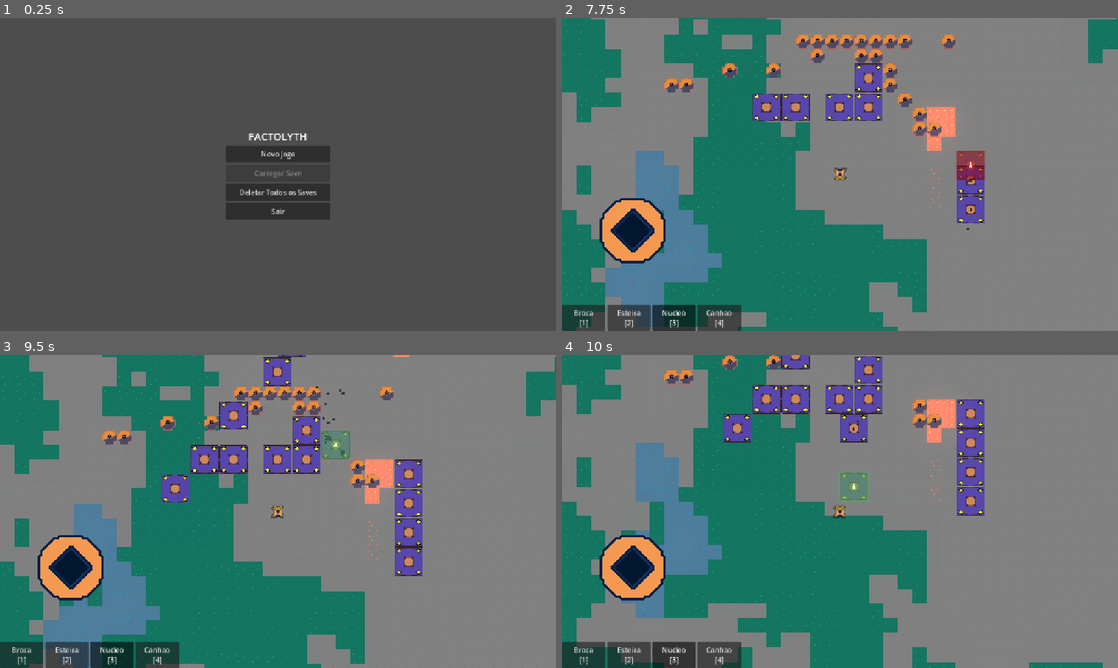
Above: before the commit, frames 1-4 (two rows, left to right).
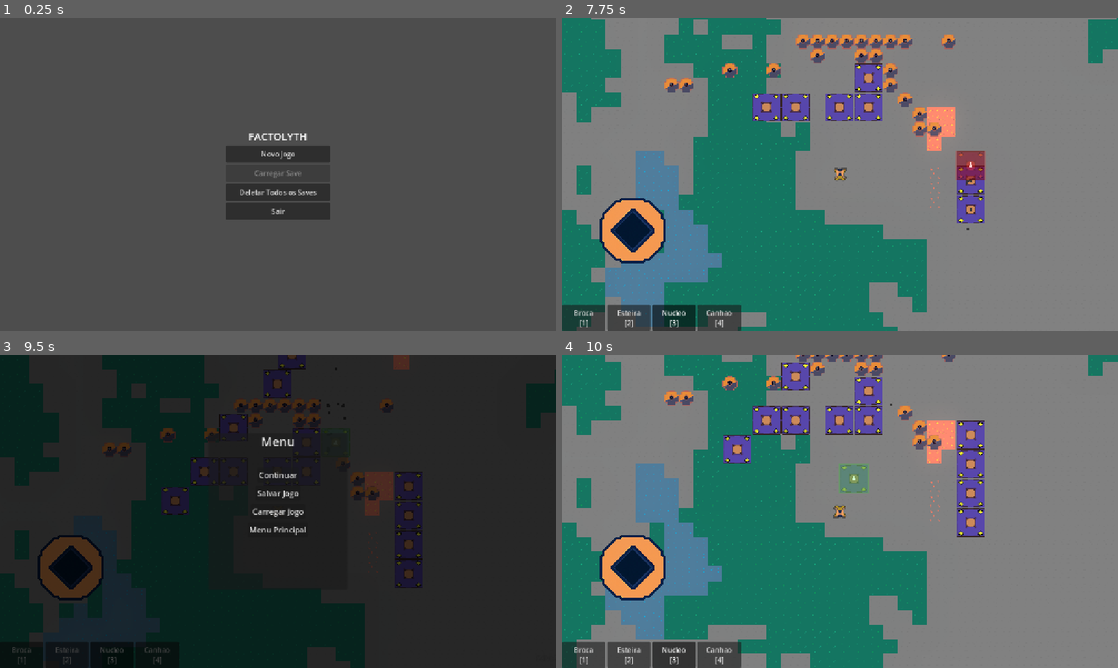
Above: after the commit, the same moments.

Repository: christianfelipesf/Factolyth
Game: Godot game, scene res://scenes/main.tscn
Two runs of this game, one before a commit and one after it. Both use one fixed random seed, a clock stepped at 60 frames per second and the inputs below. Sound files missing from this copy of the repository are replaced by a short silence.
Inputs (mouse positions are in pixels of both pictures, inside the frame that each line leads up to):
- Up to frame 1 (0.25 s): no input
- Up to frame 2 (7.75 s): click "Novo Jogo" at 0.5 s; tap Enter at 1.25 s; move the mouse to (962, 158) at 1.27 s; press the mouse at (962, 158) at 1.28 s; hold D (move_right) 1.28-2 s; release the mouse at (962, 158) at 2 s; drag from (728, 190) to (956, 152) at 2.02 s; move the mouse to (895, 105) at 2.77 s; hold D (move_right) 2.78-3.5 s; hold Right mouse button (remover_objeto) 2.78-3.5 s; click (895, 105) at 2.92 s; drag from (812, 237) to (706, 152) at 3.52 s; move the mouse to (1006, 221) at 4.27 s; hold A (move_left) 4.28-5 s; tap 1 at 4.35 s; click (1006, 221) at 4.42 s; tap 0 (cancelar_construcao) at 4.9 s; drag from (673, 127) to (795, 152) at 5.02 s; move the mouse to (867, 174) at 5.77 s; hold S (move_down) 5.78-6.5 s; tap 3 at 5.85 s; click (867, 174) at 5.92 s; tap F2 (carregar_jogo) at 6.4 s; drag from (756, 96) to (862, 55) at 6.52 s; move the mouse to (962, 158) at 7.27 s; press the mouse at (962, 158) at 7.28 s; hold W (move_up) from 7.28 s (still down)
- Up to frame 3 (9.5 s): tap F5 (salvar_jogo) at 7.9 s; release W (move_up) at 8 s; release the mouse at (400, 495) at 8 s; drag from (166, 527) to (283, 423) at 8.02 s; move the mouse to (333, 442) at 8.77 s; hold S (move_down) from 8.78 s (still down); hold Right mouse button (remover_objeto) from 8.78 s (still down); click (333, 442) at 8.92 s; tap Escape (ui_cancel) at 9.4 s
- Up to frame 4 (10 s): release S (move_down) at 9.5 s; release Right mouse button (remover_objeto) at 9.5 s; click (840, 473) at 9.5 s, where only the run after the commit has a clickable "Continuar"

Frames 1-2 are identical in both runs. In frame 3, 100% of the frame differs, in the area x 0-100%, y 0-100%; in frame 4, 22%.

Commit message:
dawd
wadwadaw

Diff:
--- a/project.godot
+++ b/project.godot
@@ -101,6 +101,11 @@
 "events": [Object(InputEventKey,"resource_local_to_scene":false,"resource_name":"","device":-1,"window_id":0,"alt_press …(195 unchanged characters)…
 ]
 }
+pausa={
+"deadzone": 0.2,
+"events": [Object(InputEventKey,"resource_local_to_scene":false,"resource_name":"","device":-1,"window_id":0,"alt_pressed":false,"shift_pressed":false,"ctrl_pressed":false,"meta_pressed":false,"pressed":false,"keycode":0,"physical_keycode":89,"key_label":0,"unicode":121,"location":0,"echo":false,"script":null)
+]
+}
 
 [input_devices]
 
--- /dev/null
+++ b/scenes/pause_menu.tscn
@@ -0,0 +1,92 @@
+[gd_scene format=3 uid="uid://cl4m08wh2m2h6"]
+
+[ext_resource type="Script" path="res://scripts/pause_menu.gd" id="1"]
+
+[node name="PauseMenu" type="CanvasLayer"]
+layer = 10
+process_mode = 3
+script = ExtResource("1")
+
+[node name="Overlay" type="ColorRect" parent="."]
+layout_mode = 1
+anchors_preset = 15
+anchor_right = 1.0
+anchor_bottom = 1.0
+grow_horizontal = 2
+grow_vertical = 2
+color = Color(0, 0, 0, 0.7)
+mouse_filter = 2
+
+[node name="Painel" type="Panel" parent="."]
+layout_mode = 1
+anchors_preset = 8
+anchor_left = 0.5
+anchor_top = 0.5
+anchor_right = 0.5
+anchor_bottom = 0.5
+offset_left = -160.0
+offset_top = -180.0
+offset_right = 160.0
+offset_bottom = 180.0
+grow_horizontal = 2
+grow_vertical = 2
+size = Vector2(320, 360)
+
+[node name="VBoxContainer" type="VBoxContainer" parent="Painel"]
+layout_mode = 1
+anchors_preset = 15
+anchor_right = 1.0
+anchor_bottom = 1.0
+grow_horizontal = 2
+grow_vertical = 2
+theme_override_constants/separation = 8
+
+[node name="Titulo" type="Label" parent="Painel/VBoxContainer"]
+layout_mode = 2
+theme_override_colors/font_color = Color(1, 1, 1, 0.9)
+theme_override_font_sizes/font_size = 28
+horizontal_alignment = 1
+vertical_alignment = 1
+text = "Menu"
+
+[node name="Espacador" type="Control" parent="Painel/VBoxContainer"]
+layout_mode = 2
+size_flags_vertical = 0
+custom_minimum_size = Vector2(0, 24)
+
+[node name="Continuar" type="Button" parent="Painel/VBoxContainer"]
+layout_mode = 2
+size_flags_horizontal = 4
+theme_override_font_sizes/font_size = 18
+text = "Continuar"
+
+[node name="Salvar" type="Button" parent="Painel/VBoxContainer"]
+layout_mode = 2
+size_flags_horizontal = 4
+theme_override_font_sizes/font_size = 18
+text = "Salvar Jogo"
+
+[node name="Carregar" type="Button" parent="Painel/VBoxContainer"]
+layout_mode = 2
+size_flags_horizontal = 4
+theme_override_font_sizes/font_size = 18
+text = "Carregar Jogo"
+
+[node name="MenuPrincipal" type="Button" parent="Painel/VBoxContainer"]
+layout_mode = 2
+size_flags_horizontal = 4
+theme_override_font_sizes/font_size = 18
+text = "Menu Principal"
+
+[node name="Confirmacao" type="ConfirmationDialog" parent="."]
+dialog_text = "Dados não salvos serão perdidos.\nContinuar mesmo assim?"
+dialog_autowrap = true
+size = Vector2i(400, 150)
+ok_button_text = "Sim"
+cancel_button_text = "Não"
+
+[connection signal="pressed" from="Painel/VBoxContainer/Continuar" to="." method="_on_continuar_pressed"]
+[connection signal="pressed" from="Painel/VBoxContainer/Salvar" to="." method="_on_salvar_pressed"]
+[connection signal="pressed" from="Painel/VBoxContainer/Carregar" to="." method="_on_carregar_pressed"]
+[connection signal="pressed" from="Painel/VBoxContainer/MenuPrincipal" to="." method="_on_menu_principal_pressed"]
+[connection signal="confirmed" from="Confirmacao" to="." method="_on_confirmacao_confirmado"]
--- a/scenes/playerui.tscn
+++ b/scenes/playerui.tscn
@@ -4,6 +4,8 @@
 [ext_resource type="Texture2D" uid="uid://dbsg6x85rfcli" path="res://images/ui/joystick.png" id="3_xx5n8"]
 [ext_resource type="PackedScene" uid="uid://bfbwco8rr7fd1" path="res://scenes/barra_construcao.tscn" id="4_y1cqx"]
 [ext_resource type="Script" uid="uid://bs2gpg1jptmk1" path="res://scripts/inventario_hud.gd" id="5"]
+[ext_resource type="PackedScene" uid="uid://cl4m08wh2m2h6" path="res://scenes/pause_menu.tscn" id="6_6rf2q"]
+[ext_resource type="Script" path="res://scripts/save_notification.gd" id="7_so4q7"]
 
 [node name="CanvasLayer" type="CanvasLayer" unique_id=216092279]
 
@@ -41,6 +43,27 @@
 grow_vertical = 0
 script = ExtResource("5")
 
+[node name="PauseMenu" parent="." instance=ExtResource("6_6rf2q")]
+
+[node name="NotificacaoSave" type="Label" parent="."]
+layout_mode = 1
+anchors_preset = 13
+anchor_top = 1.0
+anchor_right = 1.0
+anchor_bottom = 1.0
+offset_top = -44.0
+offset_left = -260.0
+grow_horizontal = 0
+grow_vertical = 0
+theme_override_colors/font_color = Color(1, 1, 1, 0.9)
+theme_override_font_sizes/font_size = 16
+theme_override_constants/outline_size = 4
+theme_override_colors/font_outline_color = Color(0, 0, 0, 0.8)
+horizontal_alignment = 2
+vertical_alignment = 1
+text = ""
+script = ExtResource("7_so4q7")
+
 [node name="Margem" type="MarginContainer" parent="InventarioHUD" unique_id=1582695389]
 layout_mode = 1
 anchors_preset = 15
--- a/scripts/gerador_mundo.gd
+++ b/scripts/gerador_mundo.gd
@@ -34,7 +34,7 @@
 	if semente == 0:
 		semente = randi()
 	_inicializar_noises()
-	_deslocamento = Vector2i(-largura / 2, -altura / 2)
+	_deslocamento = Vector2i(int(-largura / 2.0), int(-altura / 2.0))
 	if SaveManager != null:
 		SaveManager.mostrar_carregando()
 		SaveManager.esconder_carregando()
@@ -97,8 +97,8 @@
 	var max_chunk_x := ceili(float(largura) / chunk_tamanho) - 1
 	var max_chunk_y := ceili(float(altura) / chunk_tamanho) - 1
 	var chunk_atual := Vector2i(
-		clampi(grid_x / chunk_tamanho, 0, max_chunk_x),
-		clampi(grid_y / chunk_tamanho, 0, max_chunk_y)
+		clampi(int(grid_x / float(chunk_tamanho)), 0, max_chunk_x),
+		clampi(int(grid_y / float(chunk_tamanho)), 0, max_chunk_y)
 	)
 
 	if chunk_atual == _ultimo_chunk:
@@ -168,7 +168,6 @@
 				solo.set_cell(tile_pos, FONTE_TILE, GRAMA)
 
 			if absf(n.minerio) > 0.65:
-				var tile_topo := GRAMA if n.altura <= 0.2 and n.detalhe >= 0.0 else PEDRA
 				if n.minerio > -0.7:
 					minerios.set_cell(tile_pos, FONTE_TILE, BRONZE)
 				else:
--- a/scripts/main_menu.gd
+++ b/scripts/main_menu.gd
@@ -24,10 +24,10 @@
 	get_tree().change_scene_to_file("res://scenes/mundo.tscn")
 
 func _on_carregar_pressed() -> void:
+	# Salva o slot pendente antes de trocar de cena.
+	# O SaveManager carregará automaticamente quando a nova cena estiver pronta.
+	SaveManager.save_pendente = "slot_1"
 	get_tree().change_scene_to_file("res://scenes/mundo.tscn")
-	await get_tree().process_frame
-	await get_tree().process_frame
-	SaveManager.carregar("slot_1")
 
 func _on_deletar_saves_pressed() -> void:
 	SaveManager.deletar_todos_saves()
--- /dev/null
+++ b/scripts/pause_menu.gd
@@ -0,0 +1,82 @@
+extends CanvasLayer
+
+@onready var overlay: ColorRect = $Overlay
+@onready var painel: Panel = $Painel
+@onready var btn_continuar: Button = $Painel/VBoxContainer/Continuar
+@onready var btn_salvar: Button = $Painel/VBoxContainer/Salvar
+@onready var btn_carregar: Button = $Painel/VBoxContainer/Carregar
+@onready var btn_menu: Button = $Painel/VBoxContainer/MenuPrincipal
+@onready var confirmacao: ConfirmationDialog = $Confirmacao
+
+var aberto := false
+
+
+func _ready() -> void:
+	process_mode = PROCESS_MODE_ALWAYS
+	overlay.hide()
+	painel.hide()
+
+
+func _input(event: InputEvent) -> void:
+	if _acao_pausa(event):
+		if aberto:
+			fechar()
+		else:
+			abrir()
+		get_viewport().set_input_as_handled()
+
+
+func _acao_pausa(event: InputEvent) -> bool:
+	return event.is_action_pressed("ui_cancel") \
+		or event.is_action_pressed("pausa") \
+		or _is_start_button(event)
+
+
+func _is_start_button(event: InputEvent) -> bool:
+	return event is InputEventJoypadButton \
+		and event.button_index == JOY_BUTTON_START \
+		and event.pressed
+
+
+func abrir() -> void:
+	aberto = true
+	overlay.show()
+	painel.show()
+	get_tree().paused = true
+
+
+func fechar() -> void:
+	aberto = false
+	overlay.hide()
+	painel.hide()
+	get_tree().paused = false
+
+
+func _on_continuar_pressed() -> void:
+	fechar()
+
+
+func _on_salvar_pressed() -> void:
+	SaveManager.salvar("slot_1")
+	# Feedback visual: muda texto temporariamente
+	var texto_original := btn_salvar.text
+	btn_salvar.text = "Salvo!"
+	await get_tree().create_timer(0.8).timeout
+	btn_salvar.text = texto_original
+
+
+func _on_carregar_pressed() -> void:
+	# Fecha o menu antes de carregar (esconde overlay + painel, despausa)
+	fechar()
+	# O SaveManager mostrará a própria tela de carregamento
+	SaveManager.carregar("slot_1")
+
+
+func _on_menu_principal_pressed() -> void:
+	# Mostra confirmação antes de sair
+	confirmacao.popup_centered()
+
+
+func _on_confirmacao_confirmado() -> void:
+	get_tree().paused = false
+	get_tree().change_scene_to_file("res://scenes/main.tscn")
--- a/scripts/save_manager.gd
+++ b/scripts/save_manager.gd
@@ -1,8 +1,11 @@
 extends Node
+
+signal save_concluido(slot: String)
 
 const DIR_SAVES := "user://saves/"
 var _carregando := false
 var _loading: Node = null
+var save_pendente: String = ""
 
 const CENA_CARREGANDO := preload("res://scenes/carregando.tscn")
 
@@ -12,6 +15,19 @@
 	print("SaveManager pronto — F5=salvar, F9=carregar, F12=deletar saves")
 
 func _process(_delta: float) -> void:
+	var arvore := get_tree()
+	if arvore == null:
+		return
+
+	# Carrega save pendente assim que uma cena de jogo estiver ativa
+	if save_pendente != "":
+		var cena := arvore.current_scene
+		if cena != null and cena.name != "Main":
+			var slot := save_pendente
+			save_pendente = ""
+			carregar(slot)
+			return
+
 	if Input.is_action_just_pressed("salvar_jogo"):
 		salvar("slot_1")
 	elif Input.is_action_just_pressed("carregar_jogo"):
@@ -33,9 +49,13 @@
 		return
 	file.store_string(json_str)
 	print("Salvo em ", path)
+	save_concluido.emit(slot)
 
 func carregar(slot: String) -> void:
 	if _carregando:
+		return
+	var arvore := get_tree()
+	if arvore == null or arvore.current_scene == null:
 		return
 	_carregando = true
 	mostrar_carregando()
@@ -55,9 +75,7 @@
 		esconder_carregando()
 		return
 
-	var cena: Node = get_tree().current_scene
-
-	_limpar_estruturas(cena)
+	_limpar_estruturas(arvore.current_scene)
 
 	await _aplicar_semente(dados.seed, dados.estruturas)
 
@@ -82,6 +100,9 @@
 
 func mostrar_carregando() -> void:
 	if _loading != null:
+		return
+	var arvore := get_tree()
+	if arvore == null:
 		return
 	var layer := CanvasLayer.new()
 	layer.layer = 128
@@ -94,20 +115,28 @@
 	layer.add_child(tela)
 	_loading = layer
 	add_child(_loading)
-	get_tree().paused = true
+	arvore.paused = true
 
 func esconder_carregando() -> void:
 	if _loading != null:
 		_loading.queue_free()
 		_loading = null
-	get_tree().paused = false
+	var arvore := get_tree()
+	if arvore != null:
+		arvore.paused = false
 
 func _obter_semente() -> int:
-	var mapa := get_tree().current_scene.get_node_or_null("Mapa")
+	var arvore := get_tree()
+	if arvore == null or arvore.current_scene == null:
+		return 0
+	var mapa := arvore.current_scene.get_node_or_null("Mapa")
 	return mapa.semente if mapa else 0
 
 func _aplicar_semente(semente: int, estruturas: Array) -> void:
-	var mapa := get_tree().current_scene.get_node_or_null("Mapa")
+	var arvore := get_tree()
+	if arvore == null or arvore.current_scene == null:
+		return
+	var mapa := arvore.current_scene.get_node_or_null("Mapa")
 	if mapa == null:
 		return
 	mapa.semente = semente
@@ -116,17 +145,29 @@
 	for i in range(estruturas.size()):
 		_instanciar_estrutura(estruturas[i])
 		if i % 10 == 0:
-			await get_tree().process_frame
+			arvore = get_tree()
+			if arvore != null:
+				await arvore.process_frame
 
 func _coletar_jogador() -> Dictionary:
-	var cena = get_tree().current_scene
+	var arvore := get_tree()
+	if arvore == null:
+		return {}
+	var cena = arvore.current_scene
+	if cena == null:
+		return {}
 	var jogador := cena.get_node_or_null("Jogador")
 	if jogador == null or not jogador.has_method("get_save_data"):
 		return {}
 	return jogador.get_save_data()
 
 func _restaurar_jogador(dados: Dictionary) -> void:
-	var cena = get_tree().current_scene
+	var arvore := get_tree()
+	if arvore == null:
+		return
+	var cena = arvore.current_scene
+	if cena == null:
+		return
 	var jogador := cena.get_node_or_null("Jogador")
 	if jogador == null or not jogador.has_method("set_save_data"):
 		return
@@ -134,7 +175,10 @@
 
 func _coletar_estruturas() -> Array:
 	var lista: Array = []
-	for node in get_tree().get_nodes_in_group("estrutura"):
+	var arvore := get_tree()
+	if arvore == null:
+		return lista
+	for node in arvore.get_nodes_in_group("estrutura"):
 		var entry: Dictionary = {
 			cena = node.scene_file_path,
 			posicao = [node.global_position.x, node.global_position.y],
@@ -145,11 +189,16 @@
 		lista.append(entry)
 	return lista
 
-func _limpar_estruturas(cena: Node) -> void:
-	for node in get_tree().get_nodes_in_group("estrutura"):
+func _limpar_estruturas(_cena: Node) -> void:
+	var arvore := get_tree()
+	if arvore == null:
+		return
+	for node in arvore.get_nodes_in_group("estrutura"):
 		if is_instance_valid(node):
 			node.queue_free()
-	await get_tree().physics_frame
+	arvore = get_tree()
+	if arvore != null:
+		await arvore.physics_frame
 
 func _instanciar_estrutura(dados: Dictionary) -> void:
 	var cena_obj := load(dados.cena) as PackedScene
@@ -162,5 +211,9 @@
 	inst.global_rotation = deg_to_rad(dados.rotacao)
 	if inst.has_method("set_save_data") and dados.has("dados"):
 		inst.set_save_data(dados.dados)
-	get_tree().current_scene.add_child(inst)
+	var arvore := get_tree()
+	if arvore == null or arvore.current_scene == null:
+		inst.queue_free()
+		return
+	arvore.current_scene.add_child(inst)
 	inst.add_to_group("estrutura")
--- /dev/null
+++ b/scripts/save_notification.gd
@@ -0,0 +1,25 @@
+extends Label
+
+func _ready() -> void:
+	hide()
+	# Conecta ao sinal do SaveManager para notificar mesmo via F5
+	if SaveManager.has_signal("save_concluido"):
+		SaveManager.save_concluido.connect(_ao_salvar)
+
+
+func _ao_salvar(_slot: String) -> void:
+	mostrar("Salvo!", 2.0)
+
+
+func mostrar(mensagem: String, duracao: float = 2.0) -> void:
+	text = mensagem
+	show()
+	# Reseta modulação (remove fade anterior)
+	modulate = Color(1, 1, 1, 1)
+	await get_tree().create_timer(duracao * 0.6).timeout
+	# Fade out
+	var tween := create_tween()
+	tween.tween_property(self, "modulate", Color(1, 1, 1, 0), 0.4)
+	await tween.finished
+	hide()
+	modulate = Color(1, 1, 1, 1)
Not shown, removed: html/Factolyth.apple-touch-icon.png.import
Not shown, removed: html/Factolyth.icon.png.import
Not shown, removed: html/Factolyth.png.import
Not shown, added: scripts/pause_menu.gd.uid
Not shown, added: scripts/save_notification.gd.uid
Not shown, changed: html/Factolyth.html
Not shown, changed: html/Factolyth.pck
Not shown, changed: html/Factolyth.zip
